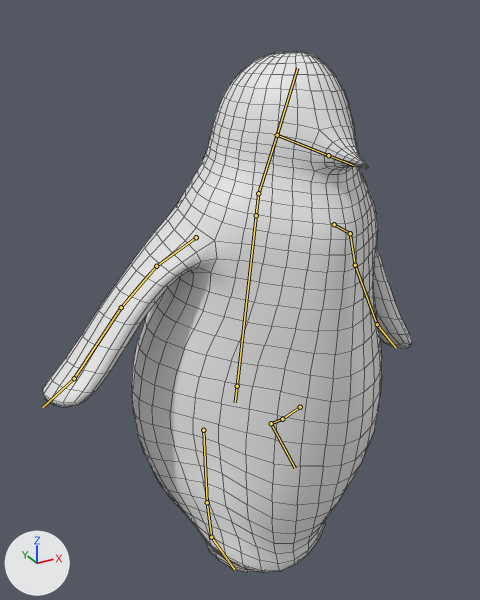
The Blender file blender/penguin/2_ply.blend as it was, and as the next commit left it.
Before and after are seen from a 50 mm camera at (-6.32, -10.59, 10.77) aimed at (-0.28, 0.4, 5.27). Every picture has the same lights, and +X, +Y and +Z are marked at lower left. Both versions are drawn at frame 12 of the action 'ArmatureAction.001'; the numbers are the values there. The bones that bend it are drawn over the model as lines. Mesh edges are drawn as thin lines.
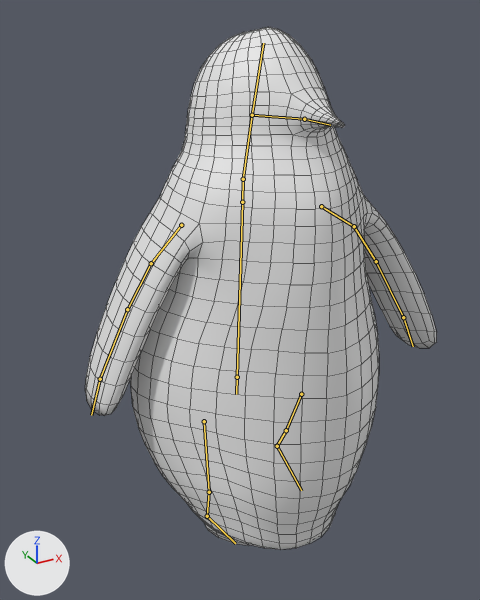
Changed parts and their boxes [x1, y1, x2, y2] in the pictures (480 x 600 px):
```json
{"object": "Cylinder", "change": "posed", "before": [43, 52, 412, 573], "after": [85, 27, 437, 550]}
{"bone": "torso", "before": "(237, 386) to (256, 215)", "after": "(237, 377) to (242, 202)"}
{"bone": "head", "before": "(258, 193) to (277, 135)", "after": "(243, 179) to (252, 115)"}
{"bone": "head.002", "before": "(277, 135) to (328, 155)", "after": "(252, 115) to (304, 119)"}
{"bone": "head.003", "before": "(328, 155) to (354, 165)", "after": "(304, 119) to (330, 125)"}
{"bone": "Bone.004", "before": "(334, 224) to (350, 233)", "after": "(321, 206) to (354, 226)"}
{"bone": "Bone.005", "before": "(350, 233) to (355, 265)", "after": "(354, 226) to (376, 261)"}
{"bone": "Bone.006", "before": "(355, 265) to (377, 324)", "after": "(376, 261) to (403, 317)"}
{"bone": "Bone.007", "before": "(377, 324) to (396, 348)", "after": "(403, 317) to (413, 346)"}
{"bone": "Bone.008", "before": "(196, 237) to (156, 266)", "after": "(181, 225) to (151, 263)"}
{"bone": "Bone.009", "before": "(156, 266) to (121, 307)", "after": "(151, 263) to (127, 309)"}
{"bone": "Bone.010", "before": "(121, 307) to (74, 378)", "after": "(127, 309) to (100, 379)"}
{"bone": "Bone.011", "before": "(74, 378) to (42, 407)", "after": "(100, 379) to (91, 415)"}
{"bone": "Bone.012", "before": "(300, 407) to (282, 419)", "after": "(301, 394) to (286, 430)"}
{"bone": "Bone.015", "before": "(282, 419) to (271, 423)", "after": "(286, 430) to (277, 446)"}
{"bone": "Bone.016", "before": "(271, 423) to (295, 468)", "after": "(277, 446) to (301, 490)"}
{"bone": "Bone.019", "before": "(203, 430) to (207, 502)", "after": "(204, 421) to (209, 492)"}
{"bone": "Bone.020", "before": "(207, 502) to (211, 537)", "after": "(209, 492) to (207, 516)"}
{"bone": "Bone.021", "before": "(211, 537) to (234, 569)", "after": "(207, 516) to (235, 543)"}
```

Scene script edits in JSON lines:
```json
{"block": "bone_torso", "where": "bone_torso = bpy.data.objects['Armature'].pose.bones['torso']"}
{"op": "set", "path": "bone_torso.location", "old": "(0.0, 0.36, 0.01)", "new": "(0.0, 0.6, 0.01)"}
{"op": "set", "path": "bone_torso.rotation_quaternion", "old": "(0.998, 0.036, -0.003, -0.044)", "new": "(1.0, 0.01, -0.002, -0.019)", "note": "degrees (4, 0, -5) -> degrees (1, 0, -2)"}
{"block": "bone_head", "where": "bone_head = bpy.data.objects['Armature'].pose.bones['head']  # child of 'neck'"}
{"op": "set", "path": "bone_head.rotation_quaternion", "old": "(1.0, 0.0, 0.0, 0.0)", "new": "(0.998, -0.05, -0.001, 0.001)", "note": "degrees (0, 0, 0) -> degrees (-6, 0, 0)"}
{"block": "bone_head_002", "where": "bone_head_002 = bpy.data.objects['Armature'].pose.bones['head.002']  # child of 'head'"}
{"op": "set", "path": "bone_head_002.rotation_quaternion", "old": "(0.997, -0.003, 0.01, 0.043)", "new": "(0.998, -0.004, 0.016, 0.062)", "note": "degrees (0, 1, 5) -> degrees (0, 2, 7)"}
{"block": "bone_head_003", "where": "bone_head_003 = bpy.data.objects['Armature'].pose.bones['head.003']  # child of 'head.002'"}
{"op": "set", "path": "bone_head_003.rotation_quaternion", "old": "(1.0, 0.0, 0.0, 0.0)", "new": "(0.998, -0.05, 0.0, 0.001)", "note": "degrees (0, 0, 0) -> degrees (-6, 0, 0)"}
{"block": "bone_bone_004", "where": "bone_bone_004 = bpy.data.objects['Armature'].pose.bones['Bone.004']  # child of 'torso'"}
{"op": "set", "path": "bone_bone_004.rotation_quaternion", "old": "(0.879, -0.093, 0.303, -0.357)", "new": "(0.898, 0.03, -0.198, -0.373)", "note": "degrees (-25, 28, -51) -> degrees (13, -20, -47)"}
{"block": "bone_bone_005", "where": "bone_bone_005 = bpy.data.objects['Armature'].pose.bones['Bone.005']  # child of 'Bone.004'"}
{"op": "set", "path": "bone_bone_005.rotation_quaternion", "old": "(0.949, -0.082, -0.122, -0.281)", "new": "(1.0, 0.0, 0.0, 0.0)", "note": "degrees (-5, -16, -32) -> degrees (0, 0, 0)"}
{"block": "bone_bone_006", "where": "bone_bone_006 = bpy.data.objects['Armature'].pose.bones['Bone.006']  # child of 'Bone.005'"}
{"op": "set", "path": "bone_bone_006.rotation_quaternion", "old": "(0.971, 0.019, -0.002, -0.239)", "new": "(1.0, 0.0, 0.0, 0.0)", "note": "degrees (2, 0, -28) -> degrees (0, 0, 0)"}
{"block": "bone_bone_007", "where": "bone_bone_007 = bpy.data.objects['Armature'].pose.bones['Bone.007']  # child of 'Bone.006'"}
{"op": "set", "path": "bone_bone_007.rotation_quaternion", "old": "(0.974, 0.215, -0.042, -0.055)", "new": "(1.0, 0.0, 0.0, 0.0)", "note": "degrees (25, -3, -7) -> degrees (0, 0, 0)"}
{"block": "bone_bone_008", "where": "bone_bone_008 = bpy.data.objects['Armature'].pose.bones['Bone.008']  # child of 'torso'"}
{"op": "set", "path": "bone_bone_008.rotation_quaternion", "old": "(0.901, 0.0, -0.113, -0.399)", "new": "(0.87, -0.034, -0.069, -0.489)", "note": "degrees (5, -12, -48) -> degrees (0, -9, -59)"}
{"block": "bone_bone_009", "where": "bone_bone_009 = bpy.data.objects['Armature'].pose.bones['Bone.009']  # child of 'Bone.008'"}
{"op": "set", "path": "bone_bone_009.rotation_quaternion", "old": "(0.98, -0.051, 0.134, -0.14)", "new": "(0.999, -0.032, 0.009, -0.04)", "note": "degrees (-8, 14, -17) -> degrees (-4, 1, -5)"}
{"block": "bone_bone_010", "where": "bone_bone_010 = bpy.data.objects['Armature'].pose.bones['Bone.010']  # child of 'Bone.009'"}
{"op": "set", "path": "bone_bone_010.rotation_quaternion", "old": "(0.994, -0.069, 0.002, -0.086)", "new": "(0.999, -0.05, 0.002, -0.01)", "note": "degrees (-8, 0, -10) -> degrees (-6, 0, -1)"}
{"block": "bone_bone_011", "where": "bone_bone_011 = bpy.data.objects['Armature'].pose.bones['Bone.011']  # child of 'Bone.010'"}
{"op": "set", "path": "bone_bone_011.rotation_quaternion", "old": "(0.937, -0.307, -0.096, -0.134)", "new": "(0.995, -0.044, 0.033, -0.079)", "note": "degrees (-35, -15, -11) -> degrees (-5, 3, -9)"}
{"block": "bone_bone_012", "where": "bone_bone_012 = bpy.data.objects['Armature'].pose.bones['Bone.012']  # child of 'Bone.014'"}
{"op": "set", "path": "bone_bone_012.rotation_quaternion", "old": "(0.974, -0.21, 0.026, 0.084)", "new": "(0.987, -0.059, 0.027, 0.002)", "note": "degrees (-24, 5, 9) -> degrees (-7, 3, 0)"}
{"block": "bone_bone_015", "where": "bone_bone_015 = bpy.data.objects['Armature'].pose.bones['Bone.015']  # child of 'Bone.012'"}
{"op": "set", "path": "bone_bone_015.rotation_quaternion", "old": "(0.987, -0.08, 0.01, -0.159)", "new": "(0.983, -0.046, -0.014, -0.19)", "note": "degrees (-9, 0, -18) -> degrees (-5, -3, -22)"}
{"block": "bone_bone_016", "where": "bone_bone_016 = bpy.data.objects['Armature'].pose.bones['Bone.016']  # child of 'Bone.015'"}
{"op": "set", "path": "bone_bone_016.rotation_quaternion", "old": "(0.977, -0.19, 0.016, 0.096)", "new": "(0.952, -0.309, -0.005, 0.046)", "note": "degrees (-22, 4, 10) -> degrees (-36, 1, 5)"}
{"block": "bone_bone_019", "where": "bone_bone_019 = bpy.data.objects['Armature'].pose.bones['Bone.019']  # child of 'Bone.014'"}
{"op": "set", "path": "bone_bone_019.rotation_quaternion", "old": "(0.943, -0.332, -0.014, 0.001)", "new": "(0.959, -0.274, -0.01, -0.006)", "note": "degrees (-39, -1, 1) -> degrees (-32, -1, 0)"}
{"block": "bone_bone_020", "where": "bone_bone_020 = bpy.data.objects['Armature'].pose.bones['Bone.020']  # child of 'Bone.019'"}
{"op": "set", "path": "bone_bone_020.rotation_quaternion", "old": "(0.977, 0.071, 0.005, -0.2)", "new": "(0.985, -0.011, 0.002, -0.021)", "note": "degrees (8, 2, -23) -> degrees (-1, 0, -2)"}
{"block": "bone_bone_021", "where": "bone_bone_021 = bpy.data.objects['Armature'].pose.bones['Bone.021']  # child of 'Bone.020'"}
{"op": "set", "path": "bone_bone_021.rotation_quaternion", "old": "(0.913, 0.389, 0.019, 0.123)", "new": "(0.975, 0.161, 0.039, 0.078)", "note": "degrees (46, -4, 14) -> degrees (19, 3, 10)"}
```
